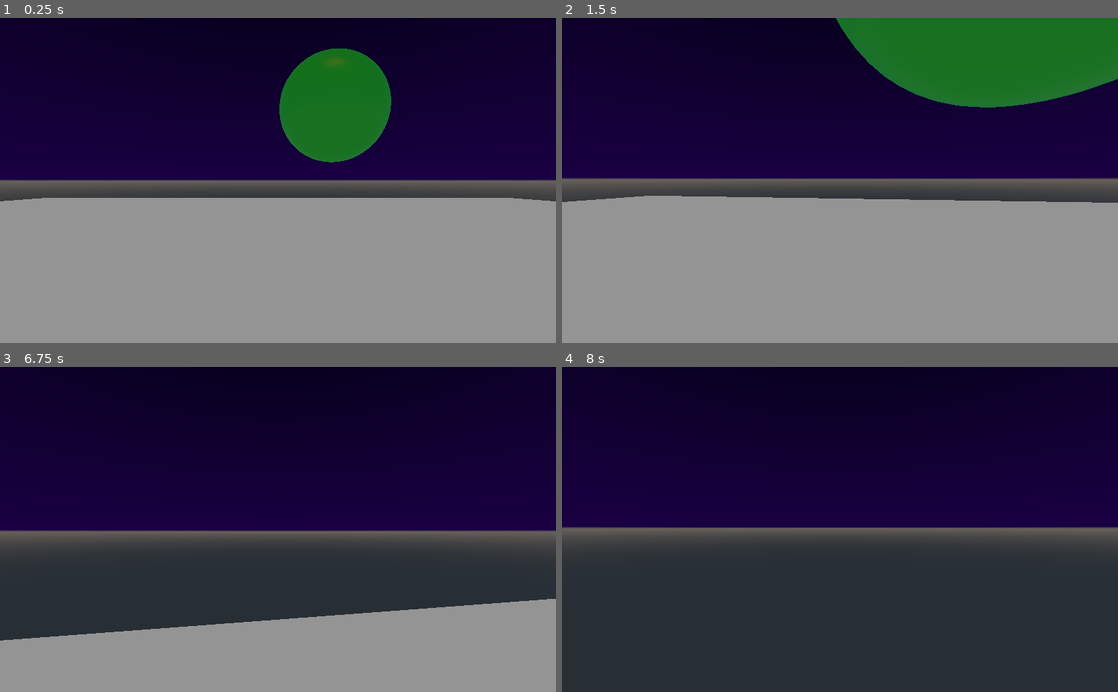
Above: before the commit, frames 1-4 (two rows, left to right).
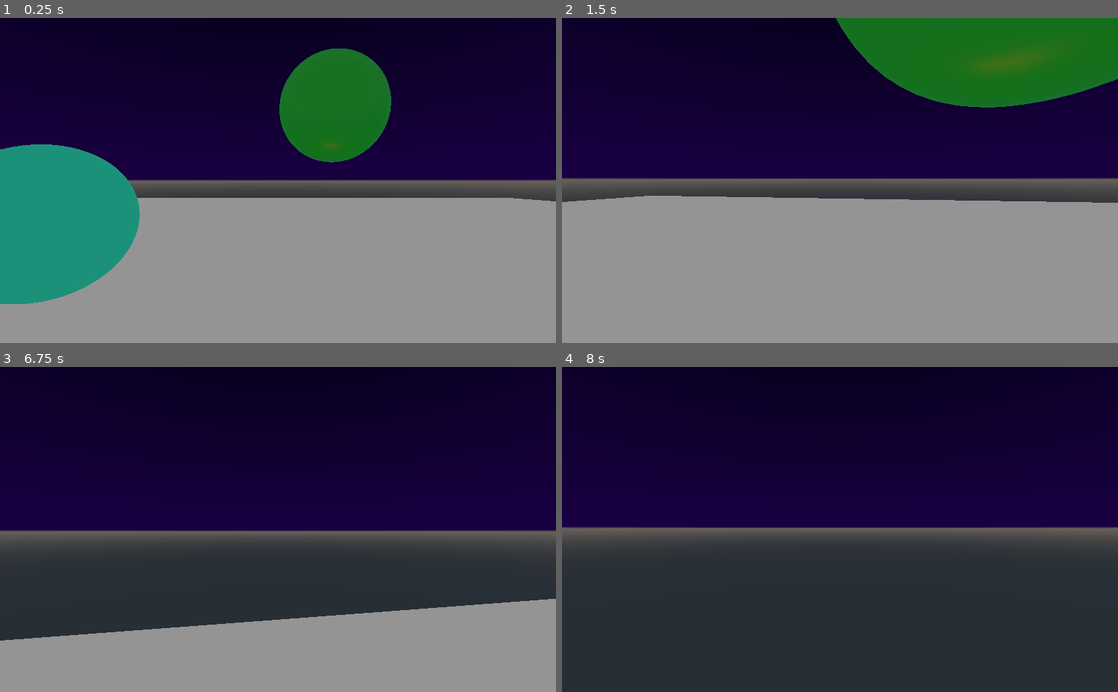
Above: after the commit, the same moments.

Repository: ArcadeCookie/CC5408
Game: Godot game, scene res://Scenes/GameScenes/Spatial.tscn
The game is run twice, just before and just after one commit, with the same random seed, the same clock (stepped at 60 frames per second) and the same inputs.
Inputs (mouse positions are in pixels of both pictures, inside the frame that each line leads up to):
- Up to frame 1 (0.25 s): no input
- Up to frame 2 (1.5 s): tap Enter at 0.5 s; move the mouse to (867, 180) at 0.52 s; hold W (move_forward) from 0.53 s (still down); tap Space (sprint) at 0.6 s; move the mouse to (812, 180) at 1.27 s; tap Shift (crouch) at 1.35 s
- Up to frame 3 (6.75 s): tap Space (sprint) at 1.55, 2.1, 2.85, 3.5, 3.8, 4.35, 5.1, 6.05, 6.6 s; move the mouse to (289, 523) at 2.02 s; move the mouse to (272, 536) at 2.77 s; move the mouse to (316, 532) at 3.52 s; tap Shift (crouch) at 3.6, 5.85 s; move the mouse to (233, 526) at 4.27 s; move the mouse to (283, 529) at 5.02 s; move the mouse to (255, 523) at 5.77 s; release W (move_forward) at 5.78 s; hold E (right_action) 5.78-6.53 s; tap Enter at 6.5 s; move the mouse to (305, 529) at 6.52 s; hold W (move_forward) from 6.53 s (still down)
- Up to frame 4 (8 s): keep holding W (move_forward); move the mouse to (812, 529) at 7.27 s; tap Space (sprint) at 7.35 s

The runs differ from the first frame. In frame 1, 10% of the frame differs, in the area x 0-62%, y 12-89%; in frame 2, 0.4%; in frame 3, less than 0.1%; in frame 4, nothing differs.

Commit message:
SignalManager & abstraction

Diff:
--- a/newGameTest/Scenes/Entities/Player.tscn
+++ b/newGameTest/Scenes/Entities/Player.tscn
@@ -1,7 +1,6 @@
-[gd_scene load_steps=4 format=2]
+[gd_scene load_steps=3 format=2]
 
-[ext_resource path="res://Scripts/Entities/player.gd" type="Script" id=1]
-[ext_resource path="res://Scripts/Entities/raycast.gd" type="Script" id=2]
+[ext_resource path="res://Scripts/Entities/Player.gd" type="Script" id=1]
 
 [sub_resource type="CapsuleShape" id=1]
 margin = 0.001
@@ -23,4 +22,3 @@
 transform = Transform( 1, 0, 0, 0, -3.25841e-07, -1, 0, 2, -1.62921e-07, 0, 0, 0 )
 enabled = true
 collide_with_areas = true
-script = ExtResource( 2 )
--- a/newGameTest/Scenes/GameScenes/Spatial.tscn
+++ b/newGameTest/Scenes/GameScenes/Spatial.tscn
@@ -1,7 +1,7 @@
-[gd_scene load_steps=15 format=2]
+[gd_scene load_steps=27 format=2]
 
 [ext_resource path="res://Scenes/Entities/Player.tscn" type="PackedScene" id=1]
-[ext_resource path="res://Scripts/Entities/EventManager.gd" type="Script" id=2]
+[ext_resource path="res://Scripts/Entities/SignalManager.gd" type="Script" id=2]
 [ext_resource path="res://Scenes/Map/Mapa.tscn" type="PackedScene" id=3]
 [ext_resource path="res://Scripts/Objects/Grabable.gd" type="Script" id=4]
 
@@ -50,6 +50,34 @@
 
 [sub_resource type="SphereShape" id=10]
 
+[sub_resource type="SphereMesh" id=11]
+
+[sub_resource type="SpatialMaterial" id=12]
+albedo_color = Color( 0.717647, 0.145098, 0.145098, 1 )
+
+[sub_resource type="SphereShape" id=13]
+
+[sub_resource type="SphereMesh" id=20]
+
+[sub_resource type="SpatialMaterial" id=21]
+albedo_color = Color( 0.219608, 0.980392, 0.831373, 1 )
+
+[sub_resource type="SphereShape" id=22]
+
+[sub_resource type="SphereMesh" id=17]
+
+[sub_resource type="SpatialMaterial" id=18]
+albedo_color = Color( 0.501961, 0.0901961, 0.478431, 1 )
+
+[sub_resource type="SphereShape" id=19]
+
+[sub_resource type="CubeMesh" id=23]
+
+[sub_resource type="SpatialMaterial" id=24]
+albedo_color = Color( 1, 0, 0.866667, 1 )
+
+[sub_resource type="BoxShape" id=25]
+
 [node name="Spatial" type="Spatial"]
 
 [node name="WorldEnvironment" type="WorldEnvironment" parent="."]
@@ -69,9 +97,7 @@
 [node name="CollisionShape" type="CollisionShape" parent="StaticBody"]
 shape = SubResource( 6 )
 
-[node name="RigidBody" type="RigidBody" parent="." groups=[
-"grabable",
-]]
+[node name="RigidBody" type="RigidBody" parent="."]
 transform = Transform( 1, 0, 0, 0, 1, 0, 0, 0, 1, -1.02545, 3.44062, 4.38681 )
 physics_material_override = SubResource( 7 )
 script = ExtResource( 4 )
@@ -83,9 +109,7 @@
 [node name="CollisionShape" type="CollisionShape" parent="RigidBody"]
 shape = SubResource( 10 )
 
-[node name="RigidBody2" type="RigidBody" parent="." groups=[
-"grabable",
-]]
+[node name="RigidBody2" type="RigidBody" parent="."]
 transform = Transform( 1, 0, 0, 0, 1, 0, 0, 0, 1, 28.2329, 1.46127, 0.676518 )
 physics_material_override = SubResource( 7 )
 script = ExtResource( 4 )
@@ -100,5 +124,49 @@
 [node name="Mapa" parent="." instance=ExtResource( 3 )]
 transform = Transform( 1, 0, 0, 0, 1, 0, 0, 0, 1, 27, 0, 0 )
 
-[node name="EventManager" type="Node" parent="."]
+[node name="SignalManager" type="Node" parent="."]
 script = ExtResource( 2 )
+
+[node name="RigidBody3" type="RigidBody" parent="."]
+transform = Transform( 1, 0, 0, 0, 1, 0, 0, 0, 1, 3.22518, 1.71967, 0 )
+script = ExtResource( 4 )
+
+[node name="MeshInstance" type="MeshInstance" parent="RigidBody3"]
+mesh = SubResource( 11 )
+material/0 = SubResource( 12 )
+
+[node name="CollisionShape" type="CollisionShape" parent="RigidBody3"]
+shape = SubResource( 13 )
+
+[node name="RigidBody4" type="RigidBody" parent="."]
+transform = Transform( 1, 0, 0, 0, 1, 0, 0, 0, 1, 3.01618, 1.56391, 3.10972 )
+script = ExtResource( 4 )
+
+[node name="MeshInstance" type="MeshInstance" parent="RigidBody4"]
+mesh = SubResource( 20 )
+material/0 = SubResource( 21 )
+
+[node name="CollisionShape" type="CollisionShape" parent="RigidBody4"]
+shape = SubResource( 22 )
+
+[node name="RigidBody5" type="RigidBody" parent="."]
+transform = Transform( 1, 0, 0, 0, 1, 0, 0, 0, 1, 3.08855, 1.53615, -2.318 )
+script = ExtResource( 4 )
+
+[node name="MeshInstance" type="MeshInstance" parent="RigidBody5"]
+mesh = SubResource( 17 )
+material/0 = SubResource( 18 )
+
+[node name="CollisionShape" type="CollisionShape" parent="RigidBody5"]
+shape = SubResource( 19 )
+
+[node name="RigidBody6" type="RigidBody" parent="."]
+transform = Transform( 1, 0, 0, 0, 1, 0, 0, 0, 1, 0, 3.50517, -12.2491 )
+script = ExtResource( 4 )
+
+[node name="MeshInstance" type="MeshInstance" parent="RigidBody6"]
+mesh = SubResource( 23 )
+material/0 = SubResource( 24 )
+
+[node name="CollisionShape" type="CollisionShape" parent="RigidBody6"]
+shape = SubResource( 25 )
--- a/newGameTest/Scripts/Entities/EventManager.gd
+++ /dev/null
@@ -1 +0,0 @@
-extends Node
--- /dev/null
+++ b/newGameTest/Scripts/Entities/SignalManager.gd
@@ -0,0 +1,36 @@
+extends Node
+
+# Identifier for every event in-game
+enum Events {
+			ENABLE_INTERACTION
+			GRAB_OBJECT
+			}
+
+var emitters = {}
+var receivers = {}
+
+# This function will register a new emitter for an event
+# with its respective signal and connects with any receiver
+# already registered to the same Event
+func _add_emitter(Event : int, emitter : Node, signal_name : String) -> void:
+	if not emitters.has(Event):
+		emitters[Event] = []
+	emitters[Event].append([emitter, signal_name])
+	if receivers.has(Event):
+		for receiver_info in receivers[Event]:
+			var receiver = receiver_info[0]
+			var receiver_method_name = receiver_info[1]
+			emitter.connect(signal_name, receiver, receiver_method_name)
+
+# This function will register a new receiver for an event
+# with its respective response method and connects with any emitter
+# already registered to the same Event
+func _add_receiver(Event : int, receiver : Node, response_method : String) -> void:
+	if not receivers.has(Event):
+		receivers[Event] = []
+	receivers[Event].append([receiver, response_method])
+	if emitters.has(Event):
+		for emitter_info in emitters[Event]:
+			var emitter = emitter_info[0]
+			var signal_name = emitter_info[1]
+			emitter.connect(signal_name, receiver, response_method)
--- a/newGameTest/Scripts/Entities/player.gd
+++ b/newGameTest/Scripts/Entities/player.gd
@@ -2,11 +2,22 @@
 
 # child nodes references
 onready var camera = get_node("Camera")
+onready var raycast = camera.get_node("RayCast")
+
+# parent nodes reference
+onready var world = get_parent()
+
+# Signal Manager references
+var SignalManager
+var Events
 
 # enviroment variables
 var gravity = -9.8
 
 # entity variables
+signal enable_interaction(object)
+signal grab(node)
+
 var mouse_sensitivity = 0.2
 var speed = 3
 var sprinting_speed = 10
@@ -24,27 +35,19 @@
 var velocity = Vector3()
 
 
-# This functions holds mouse coursor in the middle
+# This method set up the node
 func _ready():
+	SignalManager = world.get_node("SignalManager")
+	Events = SignalManager.Events
+	SignalManager._add_emitter(Events.ENABLE_INTERACTION, self, "enable_interaction")
+	SignalManager._add_emitter(Events.GRAB_OBJECT, self, "grab")
+	# Center and hide mouse
 	Input.set_mouse_mode(Input.MOUSE_MODE_CAPTURED)
-	Input.set_default_cursor_shape(3)
+	set_process(true)
 
 
-# This standard function manages events
-# V0.0.1: its managing mouse rotation
-# :return null:
-func _input(event):
-	if event is InputEventMouseMotion:
-		rotation_degrees.y -= event.relative.x * mouse_sensitivity
-		camera.rotation_degrees.x = clamp(camera.rotation_degrees.x - event.relative.y * mouse_sensitivity, -90, 90)
-	direction = Vector3()
-	direction = direction.normalized().rotated(Vector3.UP, rotation.y)
-
-
-# This funtion will return the movement vector based on the camera horizontal angle
-# and will manage the input_map
-# :return: Vector3
-func get_input():
+# This method will return the movement vector based on the camera horizontal angle
+func get_input() -> Vector3:
 	var cam_direction = Vector3()
 	if Input.is_action_pressed("move_forward"):
 		cam_direction += -camera.global_transform.basis.z
@@ -54,6 +57,21 @@
 		cam_direction += -camera.global_transform.basis.x
 	if Input.is_action_pressed("move_right"):
 		cam_direction += camera.global_transform.basis.x
+	cam_direction = cam_direction.normalized()
+	return cam_direction
+
+
+# Standard method for handling events
+func _unhandled_input(event):
+	if event is InputEventMouseMotion:
+		rotation_degrees.y -= event.relative.x * mouse_sensitivity
+		camera.rotation_degrees.x = clamp(camera.rotation_degrees.x - event.relative.y * mouse_sensitivity, -90, 90)
+	direction = Vector3()
+	direction = direction.normalized().rotated(Vector3.UP, rotation.y)
+
+
+# Standard method for handling key events
+func _unhandled_key_input(event):
 	if Input.is_action_just_pressed("sprint"):
 		sprinting = true
 		resting = false
@@ -64,13 +82,12 @@
 		crouching = true
 	if Input.is_action_just_released("crouch"):
 		crouching = false
-	cam_direction = cam_direction.normalized()
-	return cam_direction
-
+	if Input.is_action_just_pressed("right_action"):
+		emit_signal("grab",self)
+	if Input.is_action_just_pressed("left_action"):
+		emit_signal("grab",self)
 
 # Standard function that executes fixed amount of times per frame
-# :param delta: float time since last frame
-# :return null:
 func _physics_process(delta):
 	var objective_velocity = Vector3()
 
@@ -94,3 +111,10 @@
 	velocity.x = objective_velocity.x
 	velocity.z = objective_velocity.z
 	velocity = move_and_slide(velocity, Vector3.UP, true)
+
+
+# Standard function that executes fixed amount of times per frame
+func _process(_delta):
+	if raycast.is_colliding():
+		var obj = raycast.get_collider()
+		emit_signal("enable_interaction", obj)
--- a/newGameTest/Scripts/Entities/raycast.gd
+++ /dev/null
@@ -1,10 +0,0 @@
-extends RayCast
-
-func _ready():
-	set_process(true)
-
-func _process(delta):
-	if is_colliding():
-		var obj = get_collider()
-		if obj.is_in_group("grabable"):
-			obj.entered()
--- a/newGameTest/Scripts/Objects/Grabable.gd
+++ b/newGameTest/Scripts/Objects/Grabable.gd
@@ -1,19 +1,30 @@
 extends RigidBody
 
 # entity variables
-var interaction_timer = 0
+var nteraction_timer = 0
 var interaction_threshold = 0.5
 
 var interaction_available = false
 
-var availability_timer
-var highlight
+var availability_timer : Timer
+var highlight : MeshInstance
 
+
+# This function set up the node
 func _ready():
+	var SignalManager = get_parent().get_node("SignalManager")
+	var Events = SignalManager.Events
+	SignalManager._add_receiver(Events.ENABLE_INTERACTION, self, "_on_enable_interaction")
+	SignalManager._add_receiver(Events.GRAB_OBJECT, self, "_on_grab")
+
+	var og_mesh_instance = get_node("MeshInstance")
+	var og_mesh = og_mesh_instance.mesh
+
 	highlight = MeshInstance.new()
 	add_child(highlight)
-	var mesh = SphereMesh.new()
+	var mesh = og_mesh
 	mesh.flip_faces = true
+
 	var mat = SpatialMaterial.new()
 	mat.albedo_color = Color(1,1,0,0.6)
 	mat.flags_transparent = true
@@ -30,17 +41,29 @@
 	availability_timer.set_wait_time(0.1)
 
 
-func _on_timer_timeout():
+# response funtion for enable interacion
+func _on_enable_interaction(object : Node) -> void:
+	if object == self:
+		entered()
+
+
+func _on_grab(object : Node) -> void:
+	if interaction_available:
+		pass
+
+
+# response function for timer duration
+func _on_timer_timeout() -> void:
 	exited()
 
 
-func entered():
+func entered() -> void:
 	highlight.visible = true
 	interaction_available = true
 	availability_timer.start()
 
 
-func exited():
+func exited() -> void:
 	highlight.visible = false
 	interaction_available = false
 	availability_timer.stop()
